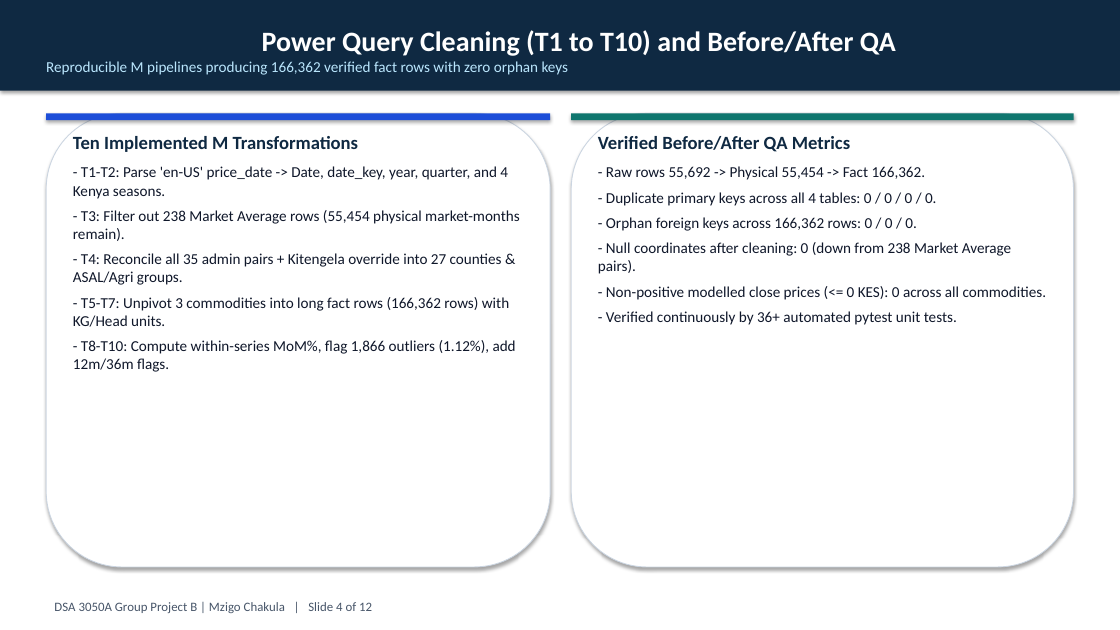
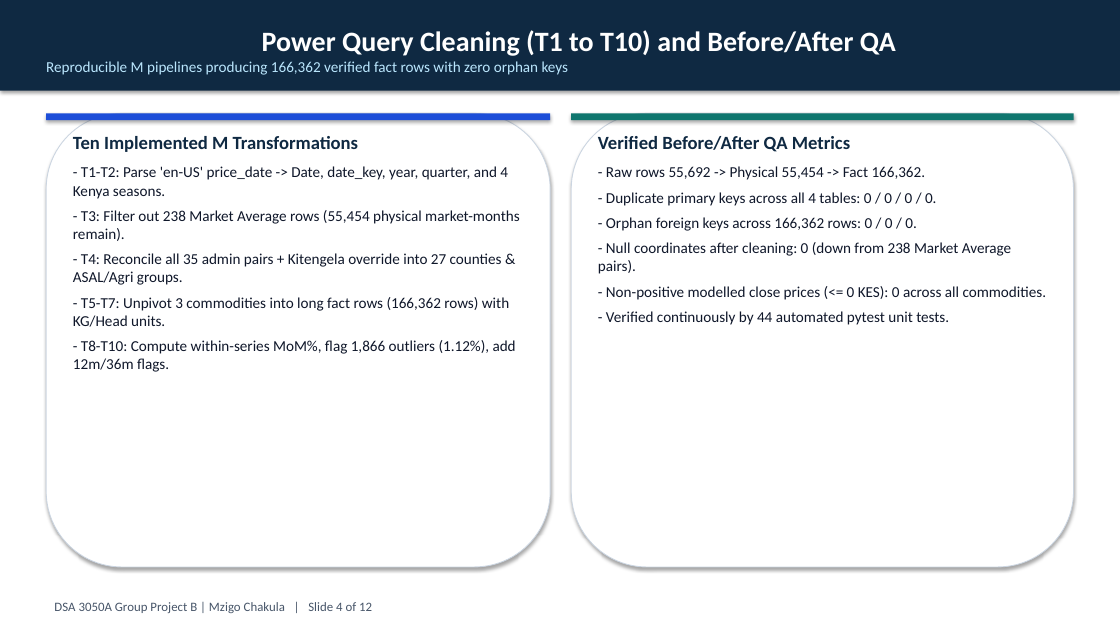
Before and after one commit to princenzmw/mzigo-chakula, a slide deck: slide 4 of slides/presentation.pptx. Drawn at 1120x630 pixels with LibreOffice and Linux fonts; fonts in the diff are those of the drawing. Boxes give left, top, right and bottom in pixels: in the first picture for what was removed or moved away, otherwise in the second. Text is boxed around its words. In the diff, an @@ line names an element or a change of style, - is before the commit and + after.

```diff
--- a/slides/presentation.pptx
+++ b/slides/presentation.pptx
@@ text at (x1=606, y1=311, x2=949, y2=325): text changed @@
-- Verified continuously by 36+ automated pytest unit tests.
+- Verified continuously by 44 automated pytest unit tests.
```
Also in this commit, not shown: 3 other slides changed, 15 other files.
